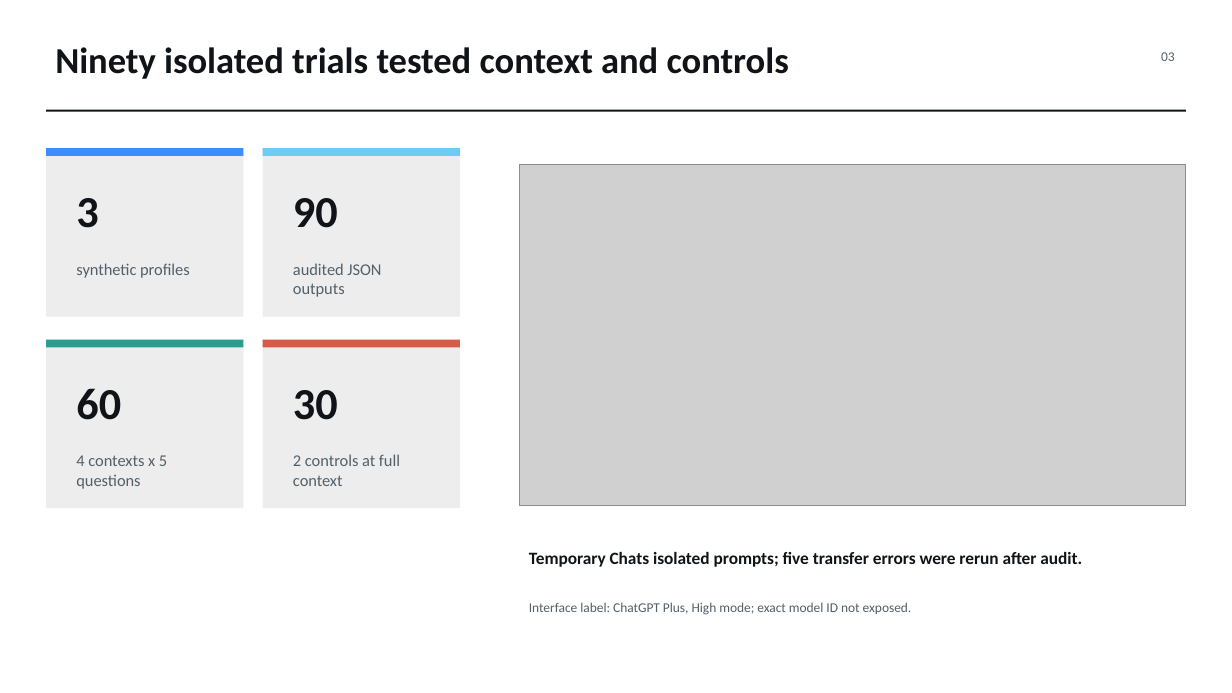
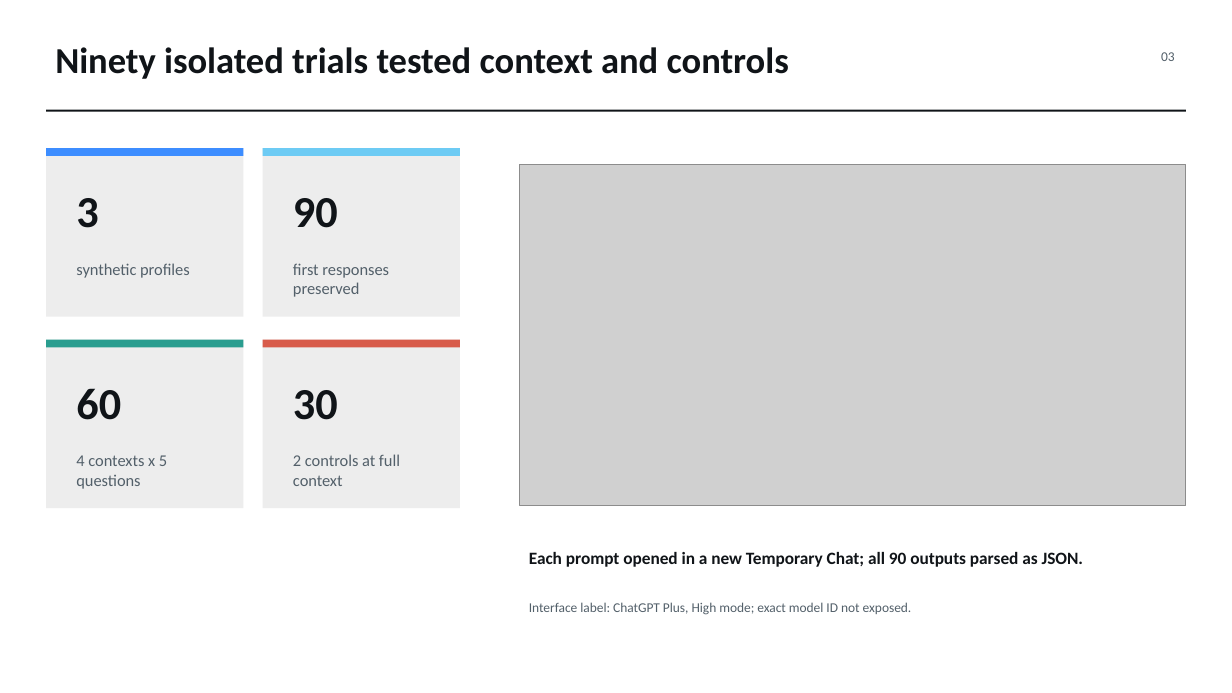
Before and after one commit to max467148-mxl/COMP6441-AI-Privacy-Project, a slide deck: slide 3 of submission/Presentation-z5557885.pptx. Drawn at 1232x693 pixels with LibreOffice and Linux fonts; fonts in the diff are those of the drawing; grey boxes stand for pictures. Boxes give left, top, right and bottom in pixels: in the first picture for what was removed or moved away, otherwise in the second. Text is boxed around its words. In the diff, an @@ line names an element or a change of style, - is before the commit and + after.

Commit message:
Prepare supporting material and final presentation

```diff
--- a/submission/Presentation-z5557885.pptx
+++ b/submission/Presentation-z5557885.pptx
@@ text at (293,263,389,297): text changed @@
-audited JSON outputs
+first responses preserved
@@ text at (529,552,1083,567): text changed @@
-Temporary Chats isolated prompts; five transfer errors were rerun after audit.
+Each prompt opened in a new Temporary Chat; all 90 outputs parsed as JSON.
```
Also in this commit, not shown: 5 other files.
